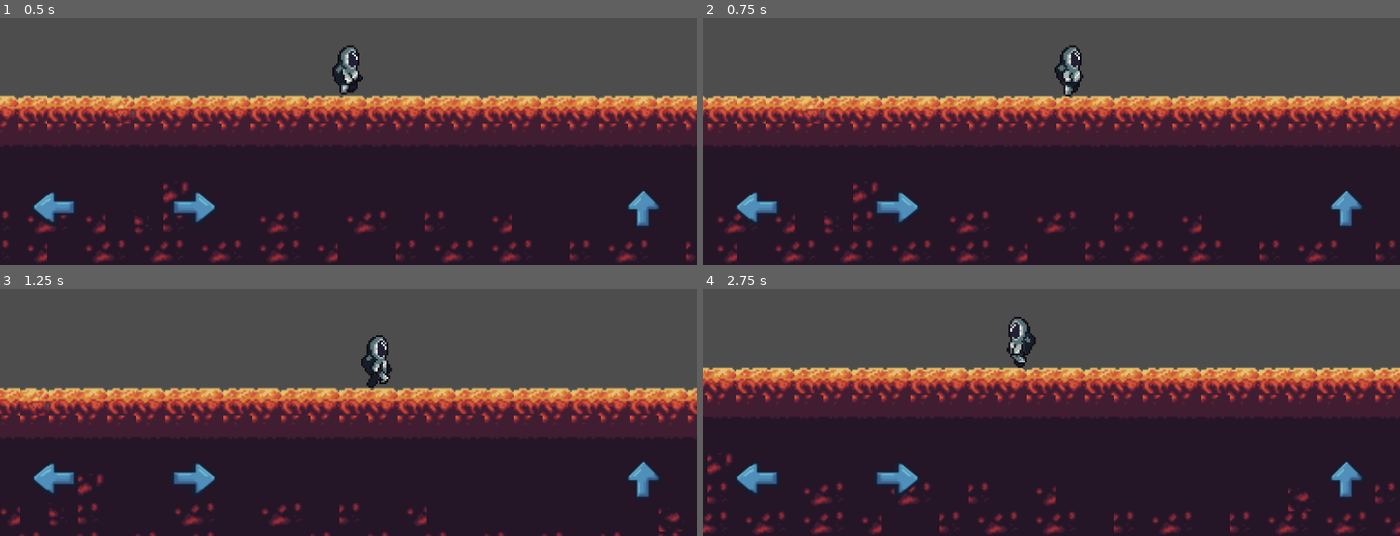
Above: before the commit, frames 1-4 (two rows, left to right).
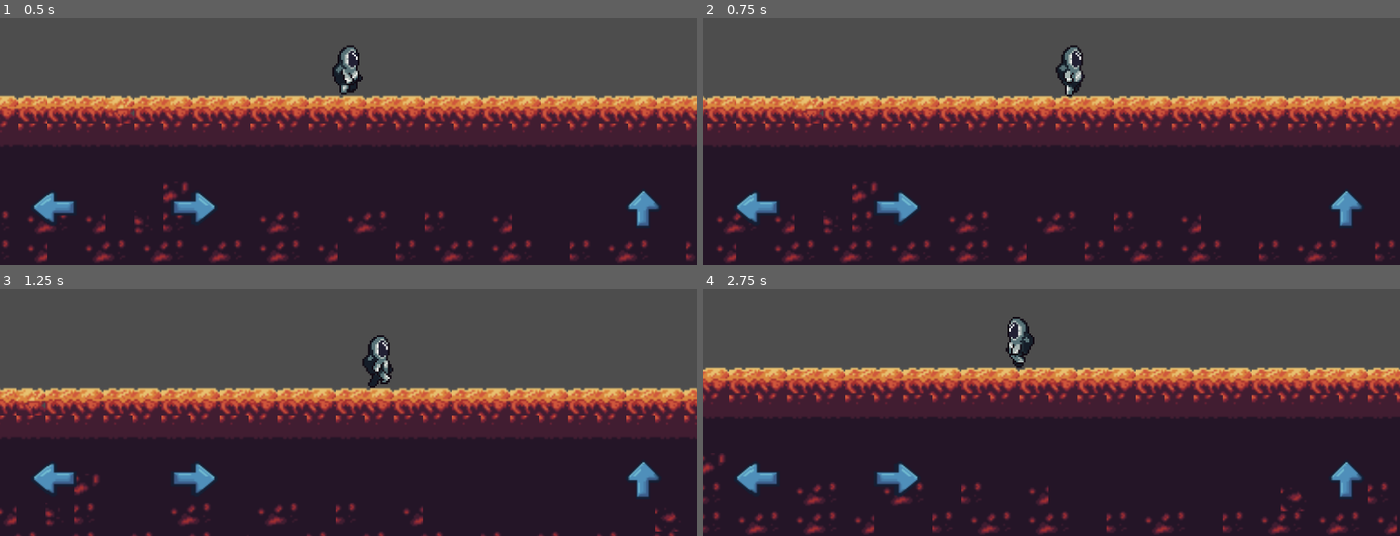
Above: after the commit, the same moments.

Repository: Pacsss/SANSINUKOB
Game: Godot game, scene res://assets/Scenes/screen.tscn
Two runs of this game, one before a commit and one after it. Both use one fixed random seed, a clock stepped at 60 frames per second and the inputs below.
Inputs:
- Up to frame 1 (0.5 s): no input
- Up to frame 2 (0.75 s): hold D (right) from 0.53 s (still down)
- Up to frame 3 (1.25 s): keep holding D (right); tap Space (jump) at 0.77 s
- Up to frame 4 (2.75 s): tap Space (jump) at 1.52 s; release D (right) at 2.03 s; hold A (left) from 2.03 s (still down)

Frame 1 is identical in both runs. In frame 2, 1.3% of the frame differs, in the area x 0-100%, y 10-99%; in frame 3, 9.4%; in frame 4, 12%, in the area x 0-100%, y 11-100%.
Error before the commit: Compile Error: Failed to compile depended scripts. (res://Scripts/systems/survival.gd:0)

Commit message:
fixed paths

Diff:
--- a/Scripts/Animations/character_body_2d.gd
+++ b/Scripts/Animations/character_body_2d.gd
@@ -1,10 +1,9 @@
 extends CharacterBody2D
 
 
-const SPEED = 90.0
+const SPEED = 94.0
 const JUMP_VELOCITY = -210.0
 @onready var animated_sprite_2d: AnimatedSprite2D = $AnimatedSprite2D
-
 
 func _physics_process(delta: float) -> void:
 	# Add the gravity.
--- a/project.godot
+++ b/project.godot
@@ -17,7 +17,7 @@
 
 [autoload]
 
-GameManager="*res://assets/Scripts/systems/gameManager.gd"
+GameManager="*res://Scripts/systems/GameManager.gd"
 Survival="*res://Scripts/systems/survival.gd"
 
 [display]
